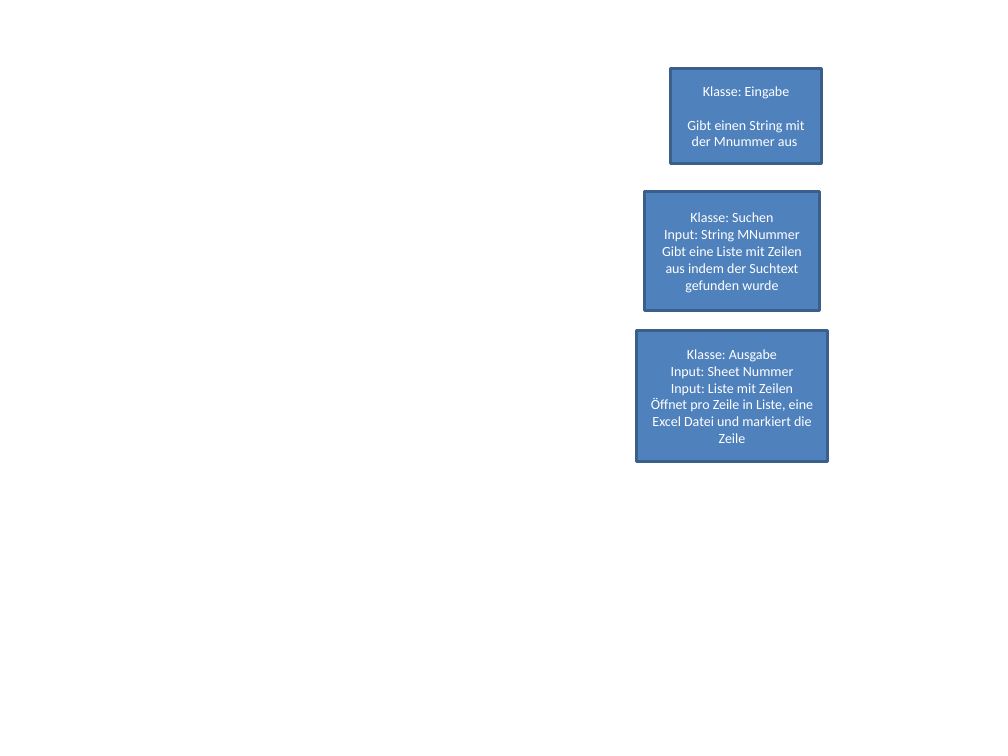
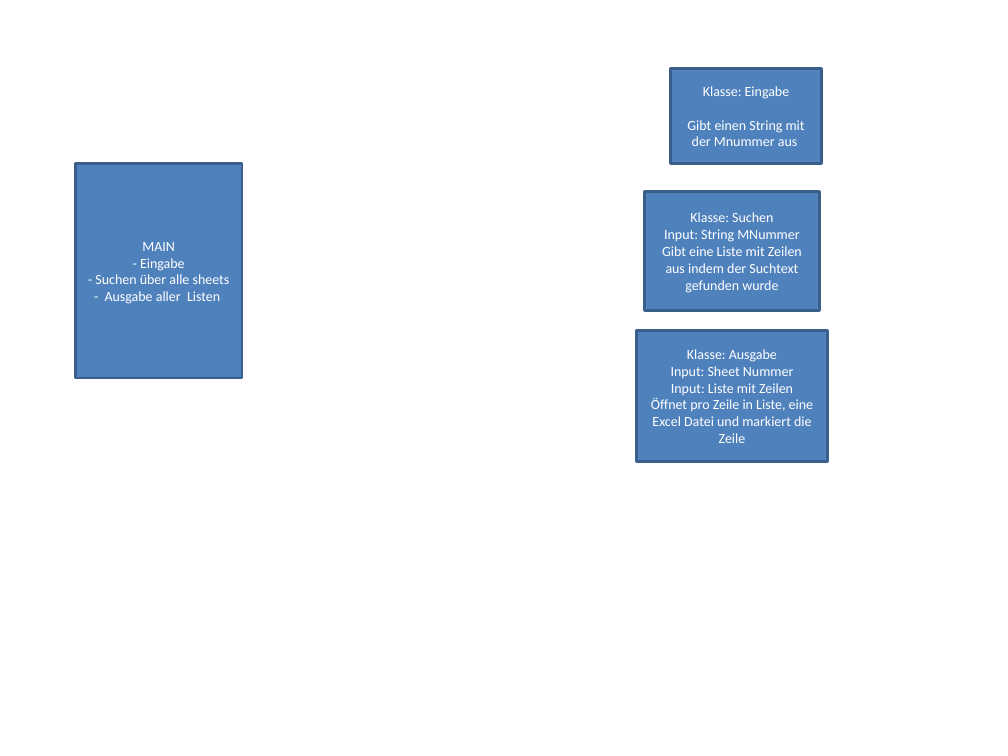
Before and after one commit to bwildner/check_todo, a slide deck: slide 2 of open_todo.pptx. Drawn at 1008x756 pixels with LibreOffice and Linux fonts; fonts in the diff are those of the drawing. Boxes give left, top, right and bottom in pixels: in the first picture for what was removed or moved away, otherwise in the second. Text is boxed around its words. In the diff, an @@ line names an element or a change of style, - is before the commit and + after.

```diff
--- a/open_todo.pptx
+++ b/open_todo.pptx
@@ rectangle added at (76, 163, 242, 378), fill #4F81BD, outline #3A5F8C 2 pt, 10 pt, text #FFFFFF @@
+MAIN
+- Eingabe
+- Suchen über alle sheets
+- Ausgabe aller Listen
```
